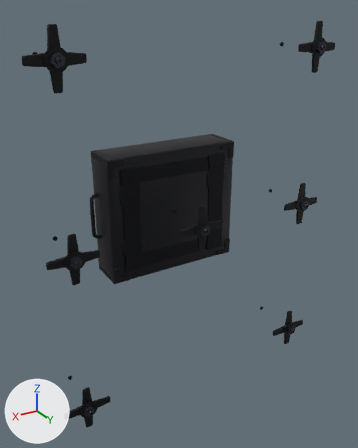
What one commit did to the glTF model gadgets/crx7-wallseal/crx7-wallseal-standard.glb.
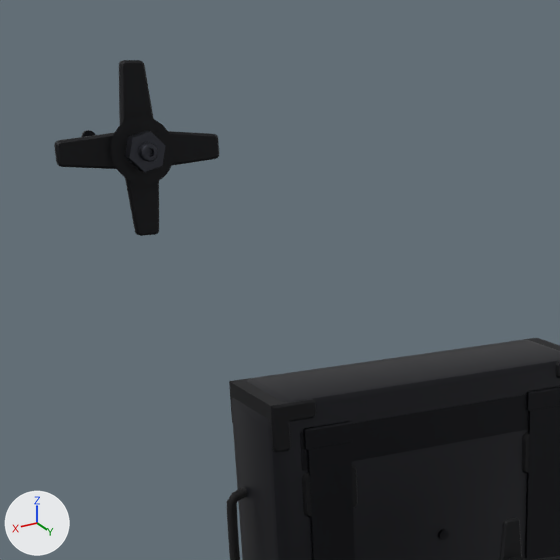
The first picture shows the older version from a 50 mm lens placed at (1.34, 2.27, 2.06), pointed at (0.01, 0.05, 0.95). The close-ups show the older and then the newer version on the part from 0% to 62% of the width and 0% to 50% of the height of that picture. Only the edits that show in the close-ups are written down. The lights are fixed; the arrows at lower left show +X, +Y and +Z. Where no turn or scale is listed for an object, it has been applied to the vertices.

The first close-up shows 'beam_top_sleeve', 'core_corner_caps', 'core_housing', 'handle_right', 'rail_left_sleeve', 'rail_right_sleeve', 'star_nut.001', 'star_plate.001', 'star_plate.004' and 4 more.
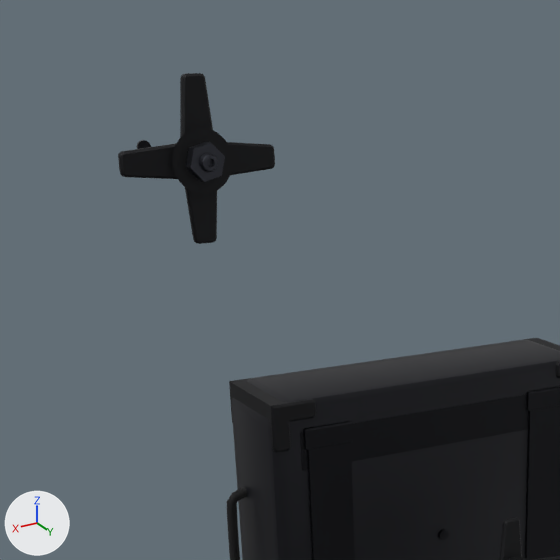
ob_tie_rod_2 is not drawn itself; it is the parent of ob_tie_rod_001.
ob_star_2 is not drawn itself; it is the parent of ob_star_plate_001, ob_star_nut_001.

What differs and where, as boxes (x1, y1, x2, y2) in the close-ups (560 x 560 px):
'star_plate.001', moved: before (54, 60, 219, 236); after (118, 73, 275, 244)
'star_nut.001', moved: before (125, 131, 165, 172); after (186, 142, 225, 182)
'tie_rod.001', moved: before (81, 130, 95, 137); after (137, 140, 151, 149)

Diff of the bpy script that builds the scene:
```diff
--- a/gadgets/crx7-wallseal/crx7-wallseal-standard.glb.py
+++ b/gadgets/crx7-wallseal/crx7-wallseal-standard.glb.py
@@ ob_tie_rod_2 @@
 ob_tie_rod_2.parent = ob_far_side
-ob_tie_rod_2.location = (0.705, -0.31, 1.88)
+ob_tie_rod_2.location = (0.61, -0.31, 1.86)
 ob_tie_rod_2.scale = (1.0, 0.02, 1.0)
@@ ob_star_2 @@
 ob_star_2.parent = ob_far_side
-ob_star_2.location = (0.705, -0.04, 1.88)
+ob_star_2.location = (0.61, -0.04, 1.86)
 ob_star_2.rotation_euler = (0.0, 0.785, 0.0)  # degrees (0, 45, 0)
```
